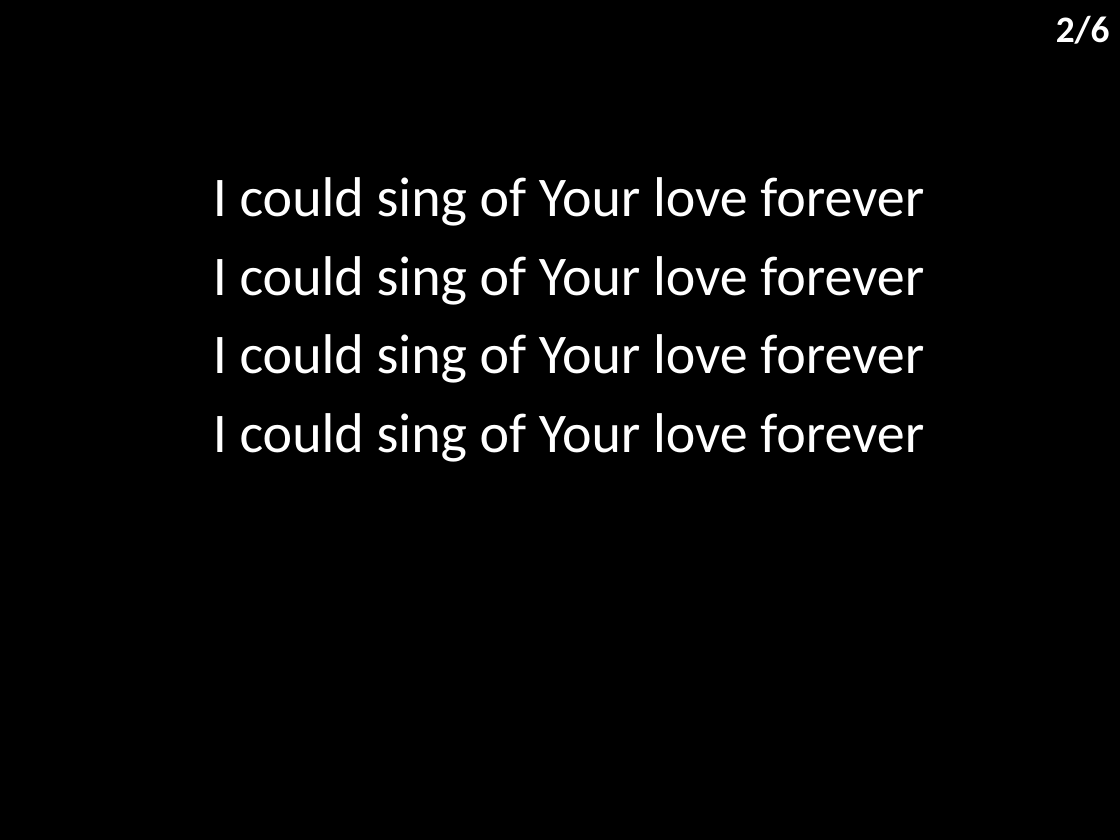
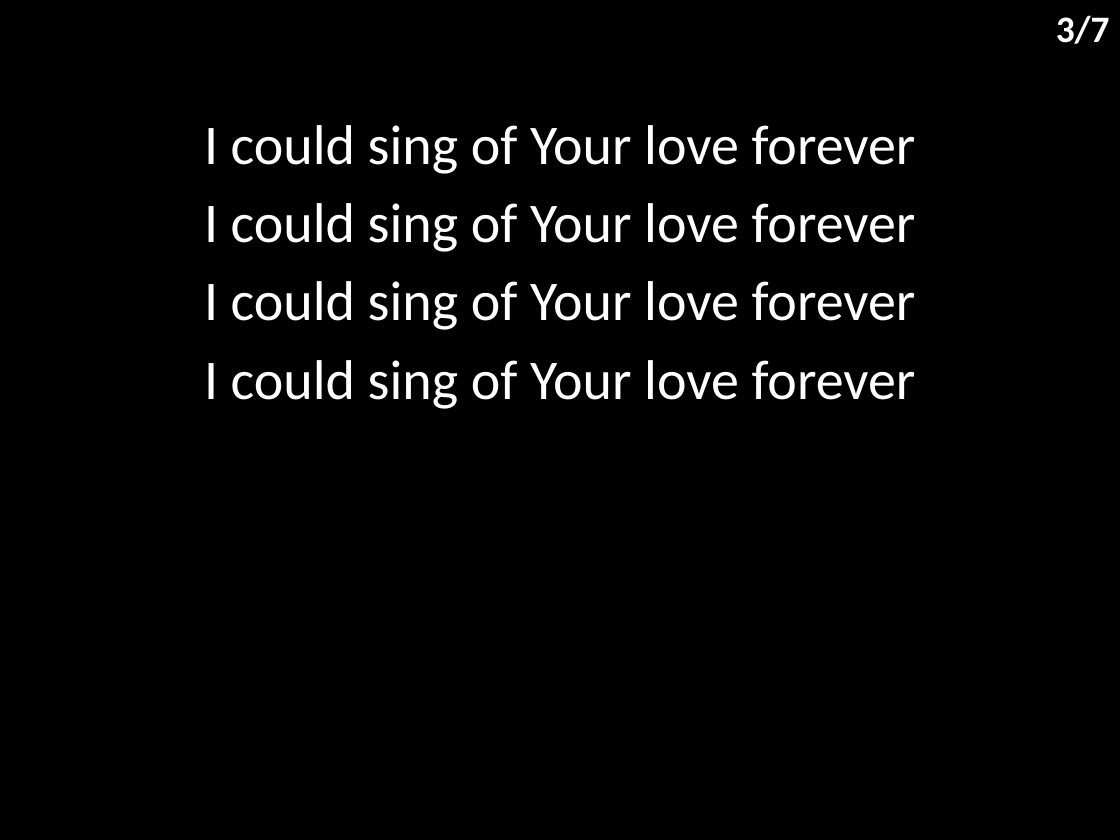
Before and after one commit to hoo-are-ya/worship, a slide deck: slide 4 of docs/songs/i could sing of your love forever.pptx (slide 3 before the commit). Drawn at 1120x840 pixels with LibreOffice and Linux fonts; fonts in the diff are those of the drawing. Boxes give left, top, right and bottom in pixels: in the first picture for what was removed or moved away, otherwise in the second. Text is boxed around its words. In the diff, an @@ line names an element or a change of style, - is before the commit and + after.

```diff
--- a/docs/songs/i could sing of your love forever.pptx
+++ b/docs/songs/i could sing of your love forever.pptx
@@ text at (1056, 15, 1110, 44): text changed @@
-2/6
+3/7
@@ subtitle "I could sing of Your ...": place and size @@
-subtitle "I could sing of Your ..." at (213, 177, 924, 462)
+subtitle "I could sing of Your ..." at (204, 125, 916, 409)
```
Also in this commit, not shown: 3 other slides changed, 4 slides added, 6 other files.
